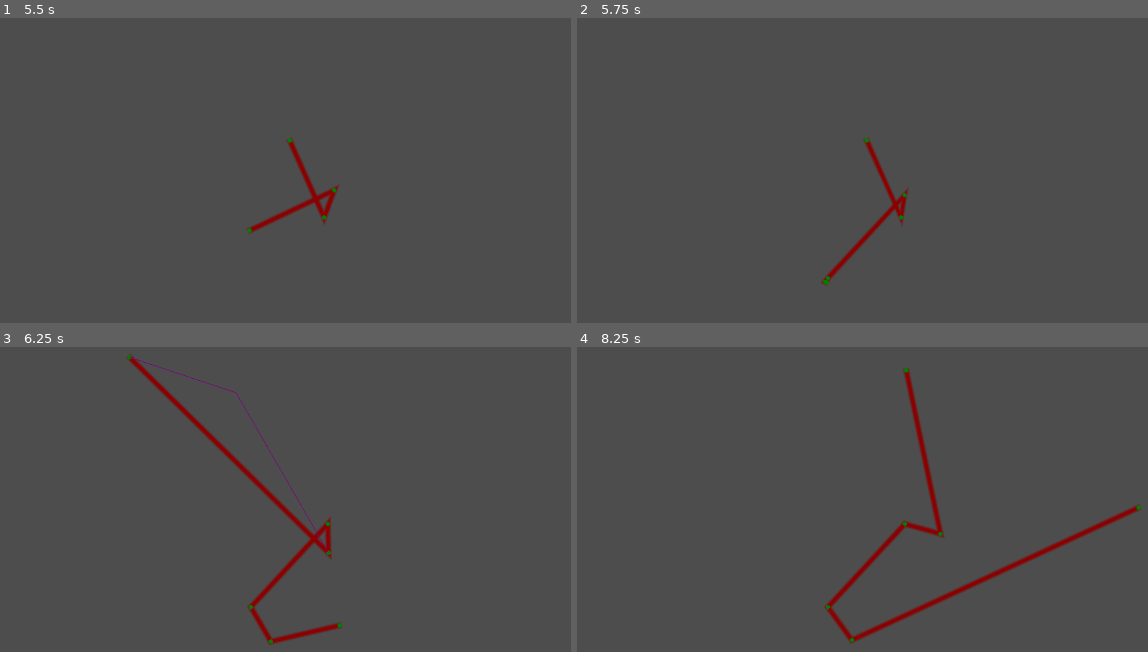
Above: before the commit, frames 1-4 (two rows, left to right).
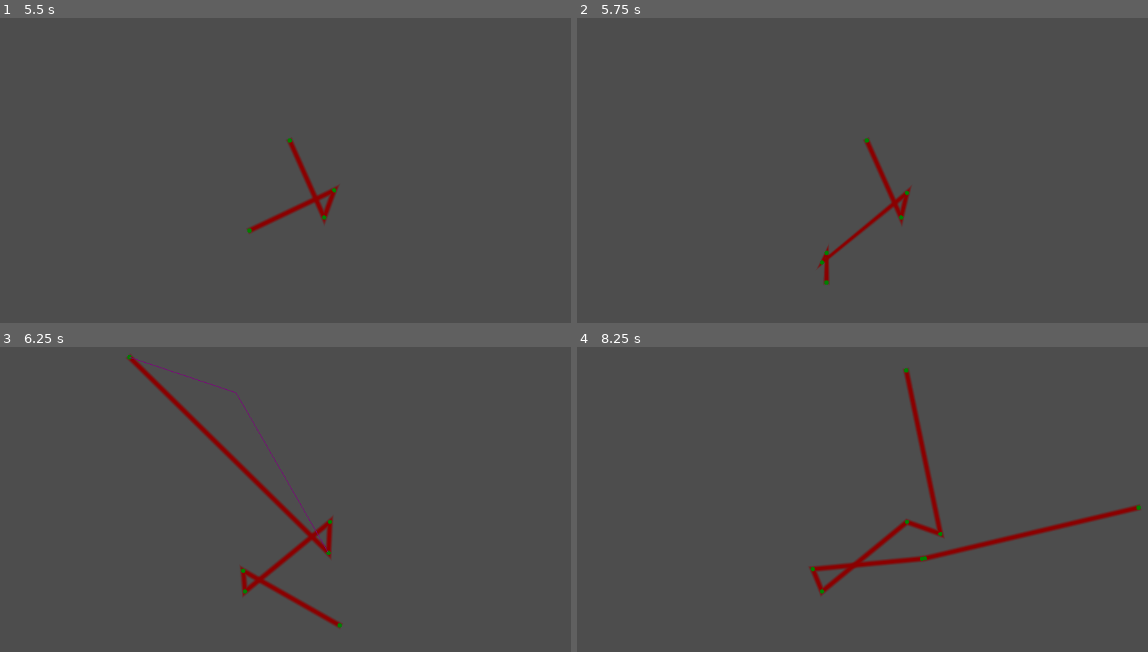
Above: after the commit, the same moments.

Repository: oli-the-broccoli/taught-rope
Game: Godot game, scene res://test_scene.tscn
The game is run twice, just before and just after one commit, with the same random seed, the same clock (stepped at 60 frames per second) and the same inputs.
Inputs (mouse positions are in pixels of both pictures, inside the frame that each line leads up to):
- Up to frame 1 (5.5 s): tap Enter at 0.5 s; move the mouse to (422, 118) at 0.52 s; hold Right 0.53-1.28 s; tap 1 at 0.6, 3.6 s; tap Space at 0.77, 1.52, 3.02, 3.77, 4.52 s; move the mouse to (91, 164) at 1.27 s; hold Down 1.28-2.03 s; tap 2 at 1.35, 4.35 s; move the mouse to (331, 42) at 2.02 s; hold Right 2.03-2.78 s; tap 3 at 2.1, 5.1 s; move the mouse to (211, 231) at 2.77 s; hold Up 2.78-3.53 s; tap 4 at 2.85 s; move the mouse to (491, 207) at 3.52 s; hold Left 3.53-5.03 s; move the mouse to (11, 72) at 4.27 s; move the mouse to (291, 140) at 5.02 s; hold Down from 5.03 s (still down)
- Up to frame 2 (5.75 s): keep holding Down
- Up to frame 3 (6.25 s): move the mouse to (131, 356) at 5.77 s; release Down at 5.78 s; hold Right from 5.78 s (still down); tap 4 at 5.85 s; tap Space at 6.02 s
- Up to frame 4 (8.25 s): move the mouse to (999, 447) at 6.52 s; release Right at 6.53 s; hold Up 6.53-7.28 s; tap 1 at 6.6 s; tap Space at 6.77, 7.52 s; move the mouse to (668, 493) at 7.27 s; hold Right 7.28-8.03 s; tap 2 at 7.35 s; move the mouse to (908, 371) at 8.02 s; hold Down from 8.03 s (still down); tap 3 at 8.1 s

Frame 1 is identical in both runs. In frame 2, 0.6% of the frame differs, in the area x 42-59%, y 55-88%; in frame 3, 1.4%; in frame 4, 2.9%, in the area x 40-98%, y 52-98%.

Commit message:
added mutli shapes to a static object

Diff:
--- a/test_scene.tscn
+++ b/test_scene.tscn
@@ -10,12 +10,16 @@
 
 [sub_resource type="CircleShape2D" id="CircleShape2D_coq8p"]
 
+[sub_resource type="CircleShape2D" id="CircleShape2D_2nij2"]
+radius = 6.0827627
+
 [node name="TestScene" type="Node2D" node_paths=PackedStringArray("rope")]
 script = ExtResource("1_ia1lp")
 rope = NodePath("TaughtRope")
 
 [node name="TaughtRope" type="Node2D" parent="."]
 script = ExtResource("2_sasra")
+detection_type = 1
 metadata/_custom_type_script = "uid://fud7pr2rp6cm"
 
 [node name="Camera2D" type="Camera2D" parent="."]
@@ -42,6 +46,10 @@
 position = Vector2(51, 3)
 shape = SubResource("CircleShape2D_coq8p")
 
+[node name="CollisionShape2D2" type="CollisionShape2D" parent="StaticBody2D3"]
+position = Vector2(37, -16)
+shape = SubResource("CircleShape2D_2nij2")
+
 [node name="StaticBody2D4" type="StaticBody2D" parent="."]
 
 [node name="CollisionPolygon2D" type="CollisionPolygon2D" parent="StaticBody2D4"]
Not shown: 1 places in test_scene.tscn that only renumber resources
